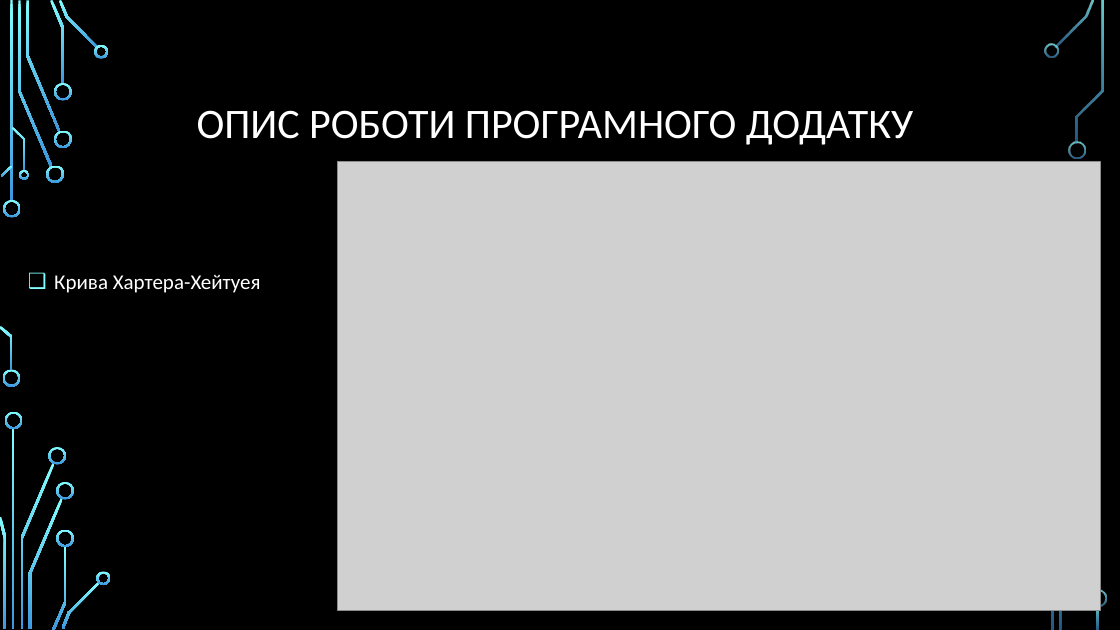
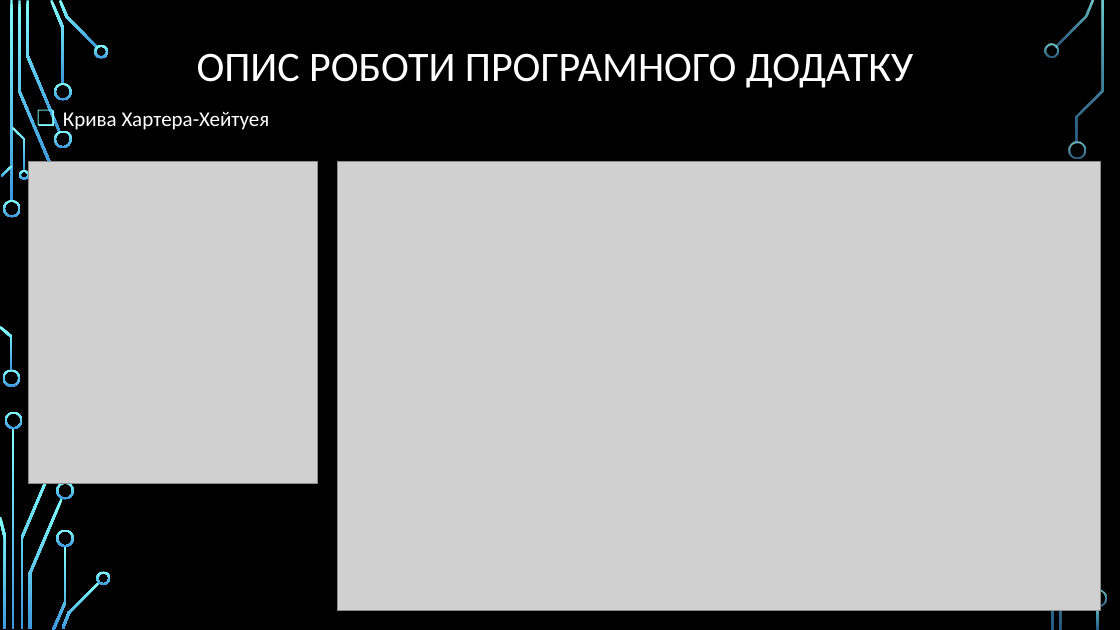
Before and after one commit to Raimhal/Fractator, a slide deck: slide 12 of Курсова презентація.pptx. Drawn at 1120x630 pixels with LibreOffice and Linux fonts; fonts in the diff are those of the drawing; grey boxes stand for pictures; background and template pictures are left out. Boxes give left, top, right and bottom in pixels: in the first picture for what was removed or moved away, otherwise in the second. Text is boxed around its words. In the diff, an @@ line names an element or a change of style, - is before the commit and + after.

```diff
--- a/Курсова презентація.pptx
+++ b/Курсова презентація.pptx
@@ text "ОПИС РОБОТИ ПРОГРАМНОГО ДОДАТКУ": place and size @@
-text "ОПИС РОБОТИ ПРОГРАМНОГО ДОДАТКУ" at [197, 110, 913, 145]
+text "ОПИС РОБОТИ ПРОГРАМНОГО ДОДАТКУ" at [197, 53, 913, 88]
@@ text "Крива Хартера-Хейтуея" rewrapped from [54, 275, 261, 293] to [63, 111, 270, 133] @@
@@ picture added at [29, 162, 318, 484] @@
@@ freeform shape removed at [46, 166, 64, 183] @@
@@ freeform shape removed at [49, 447, 66, 465] @@
```
Also in this commit, not shown: 6 other slides changed, 5 other files.
